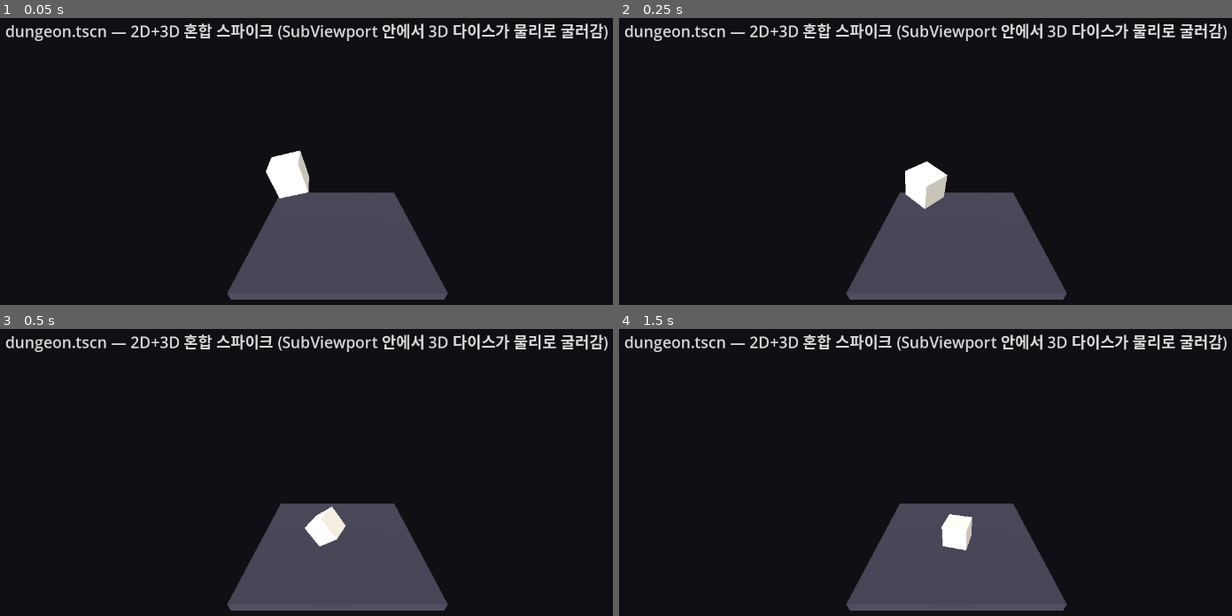
Above: before the commit, frames 1-4 (two rows, left to right).
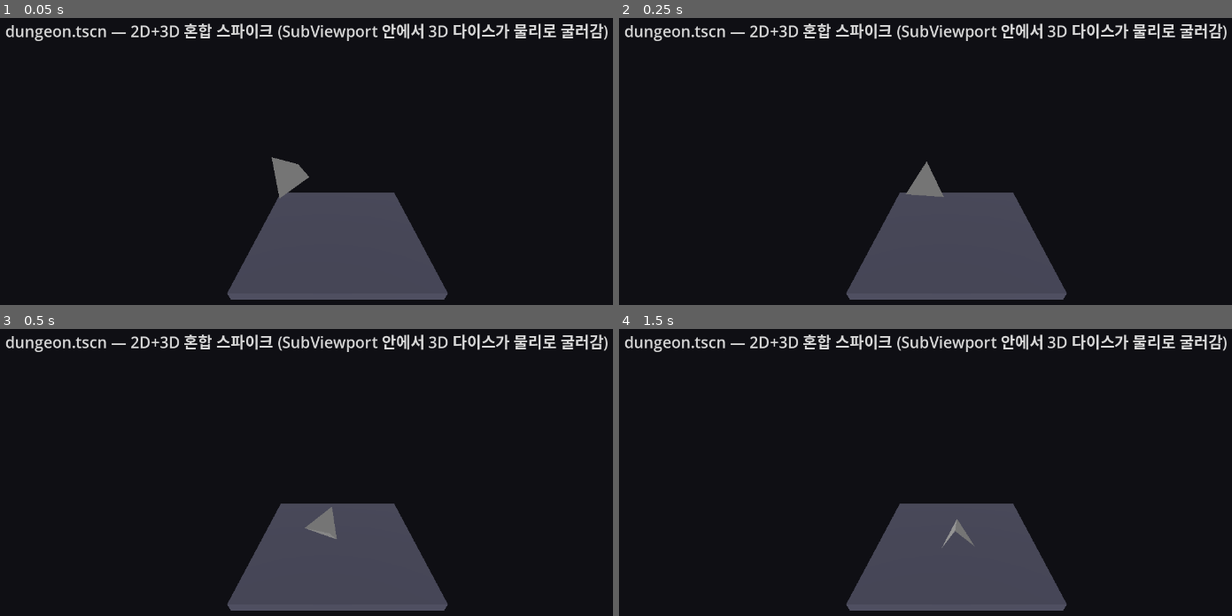
Above: after the commit, the same moments.

Repository: YGseok/ProjectD
Game: Godot game, scene res://scenes/dungeon.tscn
Same seed, same stepped clock (60 frames per second), same inputs: the game is played once before the commit and once after it.
Inputs:
- Up to frame 1 (0.05 s): no input
- Up to frame 2 (0.25 s): no input
- Up to frame 3 (0.5 s): no input
- Up to frame 4 (1.5 s): no input

The runs differ from the first frame. In frame 1, 0.9% of the frame differs, in the area x 43-51%, y 46-63%; in frame 2, 0.8%; in frame 3, 0.6%; in frame 4, 0.5%.

Commit message:
feat: D4 다이스 물리 프리팹 (플라스틱 재질) 추가
- res://dice/die_d4.tscn(+die_d4.gd, class_name DieD4): 정사면체 메시/충돌모양을
  SurfaceTool + ConvexPolygonShape3D로 코드에서 생성 (Godot 기본 프리미티브에
  정사면체가 없어서). body_entered 충돌 시 사운드 재생을 배선했지만, 실제 사운드
  에셋은 아직 없어 impact_sound가 비어 있으면 조용히 스킵하도록 처리.
- res://dice/dice_material.gd(class_name DiceMaterial) + materials/plastic.tres:
  재질별 bounce/friction/충돌사운드를 분리해서, 나중에 유리/나무/철제 추가 시
  리소스만 더 만들면 되도록 함.
- scenes/dungeon.tscn의 플레이스홀더 박스 다이스를 die_d4.tscn 인스턴스로 교체.
- scripts/qa_shot.sh dungeon 150 으로 크래시 없이 스크린샷 검증 완료
  (정사면체 다이스가 바닥에 굴러떨어져 안착).
- docs/STATUS.md 인수인계 갱신 (다음 큐: 전투 씬 1차 버전).

Co-Authored-By: Claude Sonnet 5 <noreply@anthropic.com>

Diff:
--- /dev/null
+++ b/dice/dice_material.gd
@@ -0,0 +1,16 @@
+class_name DiceMaterial
+extends Resource
+## 다이스 재질 정의. DESIGN.md: "재질(Material)에 따라 충돌/구르는 소리가 달라진다."
+##
+## 시작 재질은 plastic 하나뿐이지만, 나중에 유리/나무/철제를 추가할 때
+## 이 리소스를 하나씩 더 만들고 die_d4.tscn(또는 다른 다이스 프리팹)의
+## material 필드만 바꿔 끼우면 되도록 설계함.
+
+@export var material_name: String = "plastic"
+@export var bounce: float = 0.3
+@export var friction: float = 0.6
+
+## 충돌 시 재생할 사운드. 아직 사운드 에셋이 없으면 비워둔다 —
+## die_d4.gd는 impact_sound가 없으면 재생을 스킵하고 조용히 넘어간다
+## (배선은 맞춰두고, 나중에 에셋만 채우면 바로 작동).
+@export var impact_sound: AudioStream
--- /dev/null
+++ b/dice/die_d4.gd
@@ -0,0 +1,89 @@
+class_name DieD4
+extends RigidBody3D
+## D4(정사면체) 물리 다이스 프리팹의 로직.
+##
+## - 메시/충돌 모양은 코드로 생성한다 (정사면체는 Godot 기본 Mesh 프리미티브에 없음).
+## - 재질(DiceMaterial)을 꽂으면 bounce/friction과 충돌 사운드가 그 재질을 따른다.
+## - 사운드 에셋이 아직 없어도(impact_sound == null) 크래시 없이 조용히 스킵한다
+##   (STATUS.md 큐 1: "사운드 에셋이 없다면 임시 플레이스홀더로 배선만 맞출 것").
+
+@export var material: DiceMaterial
+@export var die_size: float = 0.3
+
+const IMPACT_COOLDOWN := 0.08
+const MIN_IMPACT_SPEED := 0.5
+
+@onready var _mesh_instance: MeshInstance3D = $MeshInstance3D
+@onready var _collision_shape: CollisionShape3D = $CollisionShape3D
+@onready var _audio_player: AudioStreamPlayer3D = $AudioStreamPlayer3D
+
+var _last_impact_time := -1000.0
+
+
+func _ready() -> void:
+	contact_monitor = true
+	max_contacts_reported = 4
+	_build_mesh_and_collision()
+	_apply_material()
+	body_entered.connect(_on_body_entered)
+
+
+## 정사면체(D4) 메시 + 볼록 충돌 모양을 생성한다.
+## 정점은 정육면체의 교대 꼭짓점 4개를 쓰는 표준 정사면체 좌표를 die_size로 스케일한 것.
+func _build_mesh_and_collision() -> void:
+	var h := die_size
+	var verts := PackedVector3Array([
+		Vector3(h, h, h),
+		Vector3(h, -h, -h),
+		Vector3(-h, h, -h),
+		Vector3(-h, -h, h),
+	])
+	var faces := [
+		[0, 1, 2],
+		[0, 3, 1],
+		[0, 2, 3],
+		[1, 3, 2],
+	]
+
+	var st := SurfaceTool.new()
+	st.begin(Mesh.PRIMITIVE_TRIANGLES)
+	for face in faces:
+		var a: Vector3 = verts[face[0]]
+		var b: Vector3 = verts[face[1]]
+		var c: Vector3 = verts[face[2]]
+		var normal := (b - a).cross(c - a).normalized()
+		st.set_normal(normal)
+		st.add_vertex(a)
+		st.set_normal(normal)
+		st.add_vertex(b)
+		st.set_normal(normal)
+		st.add_vertex(c)
+	_mesh_instance.mesh = st.commit()
+
+	var shape := ConvexPolygonShape3D.new()
+	shape.points = verts
+	_collision_shape.shape = shape
+
+
+func _apply_material() -> void:
+	if material == null:
+		return
+	var phys_mat := PhysicsMaterial.new()
+	phys_mat.bounce = material.bounce
+	phys_mat.friction = material.friction
+	physics_material_override = phys_mat
+	if material.impact_sound != null:
+		_audio_player.stream = material.impact_sound
+
+
+func _on_body_entered(_body: Node) -> void:
+	var now := Time.get_ticks_msec() / 1000.0
+	if now - _last_impact_time < IMPACT_COOLDOWN:
+		return
+	if linear_velocity.length() < MIN_IMPACT_SPEED:
+		return
+	_last_impact_time = now
+	if _audio_player.stream == null:
+		return
+	_audio_player.pitch_scale = randf_range(0.9, 1.1)
+	_audio_player.play()
--- /dev/null
+++ b/dice/die_d4.tscn
@@ -0,0 +1,16 @@
+[gd_scene load_steps=3 format=3 uid="uid://qa_die_d4"]
+
+[ext_resource type="Script" path="res://dice/die_d4.gd" id="1_script"]
+[ext_resource type="Resource" path="res://dice/materials/plastic.tres" id="2_material"]
+
+[node name="DieD4" type="RigidBody3D"]
+script = ExtResource("1_script")
+material = ExtResource("2_material")
+
+[node name="MeshInstance3D" type="MeshInstance3D" parent="."]
+
+[node name="CollisionShape3D" type="CollisionShape3D" parent="."]
+
+[node name="AudioStreamPlayer3D" type="AudioStreamPlayer3D" parent="."]
+unit_size = 3.0
+max_distance = 20.0
--- /dev/null
+++ b/dice/materials/plastic.tres
@@ -0,0 +1,9 @@
+[gd_resource type="Resource" script_class="DiceMaterial" load_steps=2 format=3 uid="uid://qa_dice_material_plastic"]
+
+[ext_resource type="Script" path="res://dice/dice_material.gd" id="1_script"]
+
+[resource]
+script = ExtResource("1_script")
+material_name = "plastic"
+bounce = 0.3
+friction = 0.6
--- a/scenes/dungeon.tscn
+++ b/scenes/dungeon.tscn
@@ -1,4 +1,6 @@
-[gd_scene load_steps=9 format=3 uid="uid://qa_placeholder_dungeon_d"]
+[gd_scene load_steps=7 format=3 uid="uid://qa_placeholder_dungeon_d"]
+
+[ext_resource type="PackedScene" path="res://dice/die_d4.tscn" id="1_die_d4"]
 
 [sub_resource type="LabelSettings" id="LabelSettings_1"]
 font_size = 28
@@ -18,16 +20,6 @@
 
 [sub_resource type="BoxShape3D" id="BoxShape3D_floor"]
 size = Vector3(4, 0.2, 4)
-
-[sub_resource type="StandardMaterial3D" id="StandardMaterial3D_die"]
-albedo_color = Color(0.92, 0.9, 0.85, 1)
-
-[sub_resource type="BoxMesh" id="BoxMesh_die"]
-material = SubResource("StandardMaterial3D_die")
-size = Vector3(0.6, 0.6, 0.6)
-
-[sub_resource type="BoxShape3D" id="BoxShape3D_die"]
-size = Vector3(0.6, 0.6, 0.6)
 
 [node name="Dungeon" type="Node2D"]
 
@@ -74,13 +66,7 @@
 [node name="CollisionShape3D" type="CollisionShape3D" parent="DiceViewportContainer/DiceViewport/Floor"]
 shape = SubResource("BoxShape3D_floor")
 
-[node name="Die" type="RigidBody3D" parent="DiceViewportContainer/DiceViewport"]
+[node name="Die" parent="DiceViewportContainer/DiceViewport" instance=ExtResource("1_die_d4")]
 transform = Transform3D(1, 0, 0, 0, 1, 0, 0, 0, 1, -1, 1.6, 0.4)
 linear_velocity = Vector3(1.5, 0, -0.6)
 angular_velocity = Vector3(4, 2, 6)
-
-[node name="MeshInstance3D" type="MeshInstance3D" parent="DiceViewportContainer/DiceViewport/Die"]
-mesh = SubResource("BoxMesh_die")
-
-[node name="CollisionShape3D" type="CollisionShape3D" parent="DiceViewportContainer/DiceViewport/Die"]
-shape = SubResource("BoxShape3D_die")
Not shown, added: dice/dice_material.gd.uid
Not shown, added: dice/die_d4.gd.uid
Not shown, changed: docs/STATUS.md
